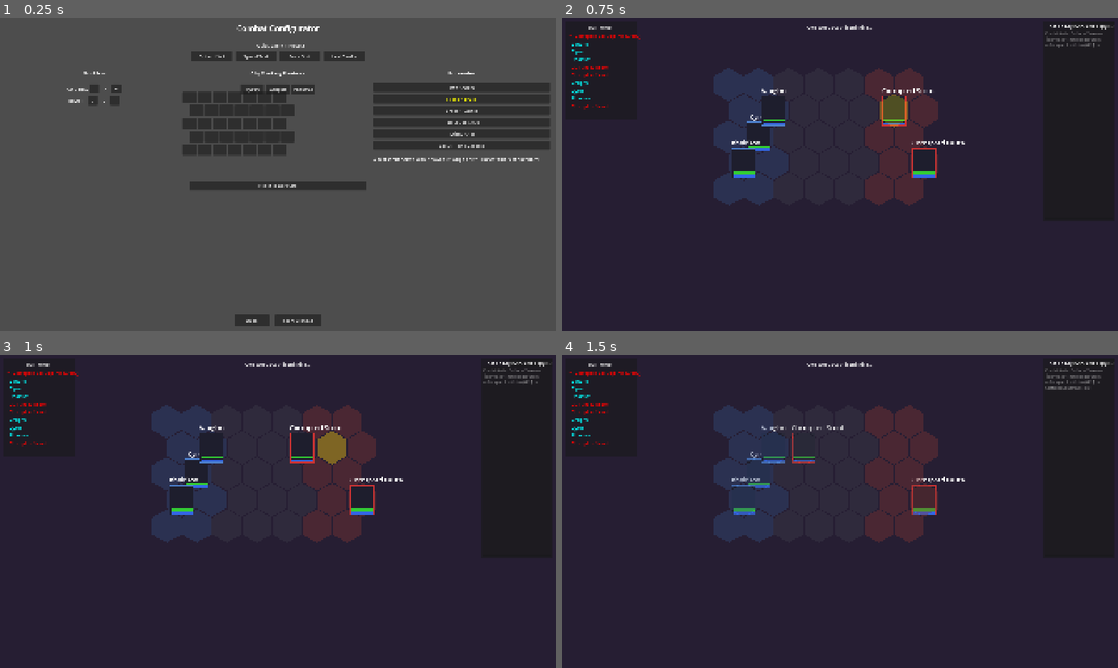
Above: before the commit, frames 1-4 (two rows, left to right).
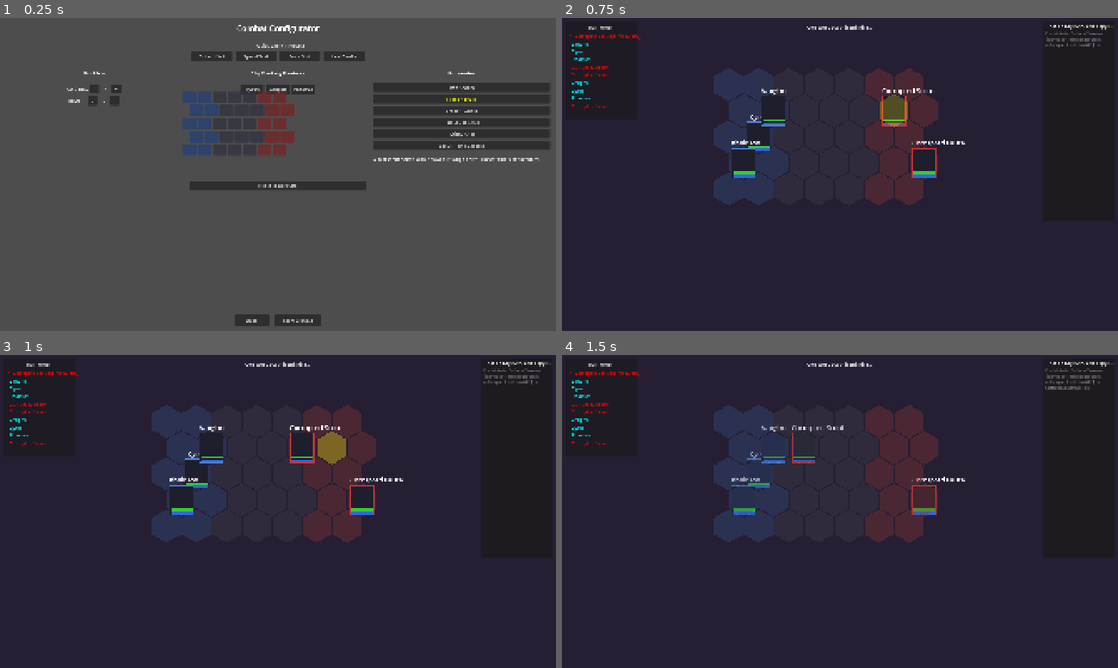
Above: after the commit, the same moments.

Repository: adbarc92/Disruption
Game: Godot game, scene res://scenes/combat/combat_configurator.tscn
Two runs of this game, one before a commit and one after it. Both use one fixed random seed, a clock stepped at 60 frames per second and the inputs below. This scene is started directly instead of the project's main scene.
Inputs:
- Up to frame 1 (0.25 s): no input
- Up to frame 2 (0.75 s): click "Start Combat" at 0.5 s
- Up to frame 3 (1 s): no input
- Up to frame 4 (1.5 s): click "End Combat (Test)" at 1.25 s

The runs differ from the first frame. In frame 1, 1.9% of the frame differs, in the area x 32-53%, y 23-45%; in frame 2, nothing differs; in frame 3, nothing differs; in frame 4, nothing differs.

Commit message:
Add zone tinting to combat configurator grid
Color-code configurator grid buttons to show territory zones:
ally (blue), enemy (red), neutral (gray).

Diff:
--- a/godot/scripts/presentation/combat/combat_configurator.gd
+++ b/godot/scripts/presentation/combat/combat_configurator.gd
@@ -316,6 +316,18 @@
 			else:
 				btn.text = ""
 				btn.remove_theme_color_override("font_color")
+
+			# Zone tinting (matches combat_manager zones)
+			var zone_style = StyleBoxFlat.new()
+			zone_style.set_corner_radius_all(4)
+			if col < 2:
+				zone_style.bg_color = Color(0.15, 0.25, 0.45, 0.8)  # Ally zone (blue)
+			elif col >= grid_cols - 2:
+				zone_style.bg_color = Color(0.45, 0.15, 0.15, 0.8)  # Enemy zone (red)
+			else:
+				zone_style.bg_color = Color(0.2, 0.2, 0.25, 0.8)    # Neutral (gray)
+			btn.add_theme_stylebox_override("normal", zone_style)
+
 			btn_idx += 1
 
 
